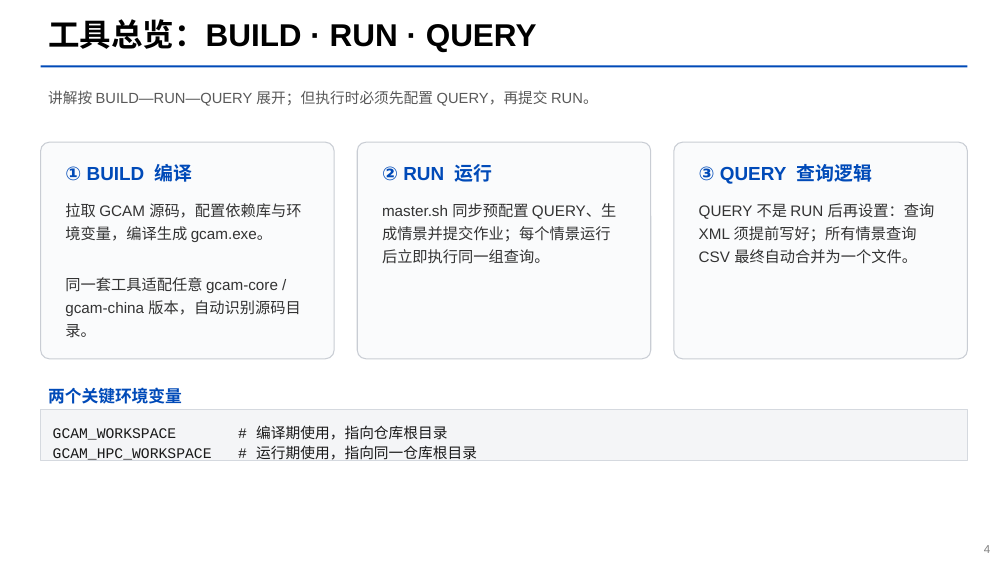
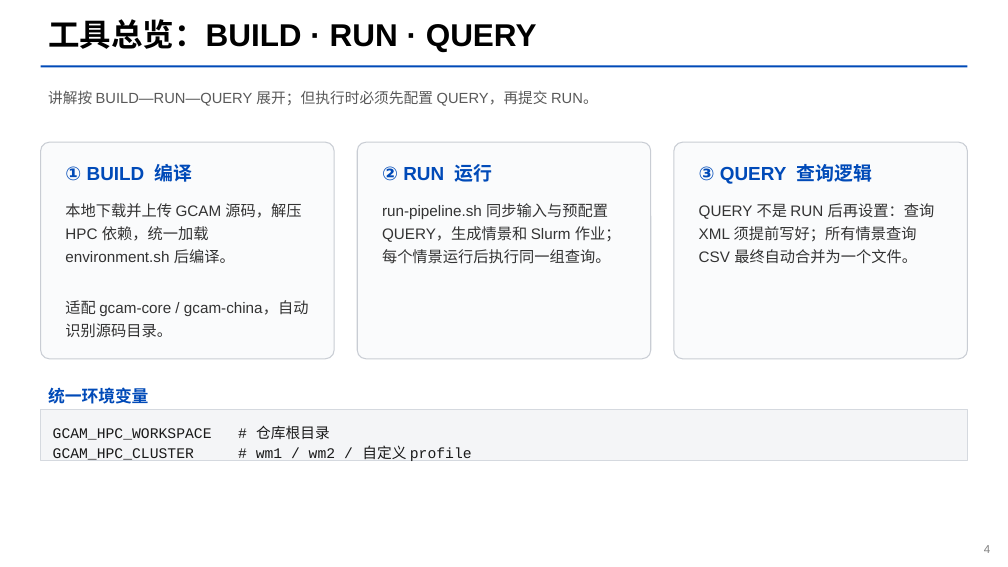
Before and after one commit to jerrysong0128/gcam-hpc-PKU, a slide deck: slide 4 of asset/tutorial/gcam-hpc-tutorial.pptx. Drawn at 1008x567 pixels with LibreOffice and Linux fonts; fonts in the diff are those of the drawing. Boxes give left, top, right and bottom in pixels: in the first picture for what was removed or moved away, otherwise in the second. Text is boxed around its words. In the diff, an @@ line names an element or a change of style, - is before the commit and + after.

```diff
--- a/asset/tutorial/gcam-hpc-tutorial.pptx
+++ b/asset/tutorial/gcam-hpc-tutorial.pptx
@@ text at (65,203,309,338): text changed @@
-拉取 GCAM 源码，配置依赖库与环境变量，编译生成 gcam.exe。
-同一套工具适配任意 gcam-core / gcam-china 版本，自动识别源码目录。
+本地下载并上传 GCAM 源码，解压 HPC 依赖，统一加载 environment.sh 后编译。
+适配 gcam-core / gcam-china，自动识别源码目录。
@@ text at (382,203,621,264): text changed @@
-master.sh 同步预配置 QUERY、生成情景并提交作业；每个情景运行后立即执行同一组查询。
+run-pipeline.sh 同步输入与预配置 QUERY，生成情景和 Slurm 作业；每个情景运行后执行同一组查询。
@@ text at (48,387,148,404): text changed @@
-两个关键环境变量
+统一环境变量
@@ text in rectangle at (53,425,472,461): text changed @@
-GCAM_WORKSPACE # 编译期使用，指向仓库根目录
-GCAM_HPC_WORKSPACE # 运行期使用，指向同一仓库根目录
+GCAM_HPC_WORKSPACE # 仓库根目录
+GCAM_HPC_CLUSTER # wm1 / wm2 / 自定义 profile
```
Also in this commit, not shown: 10 other slides changed.
